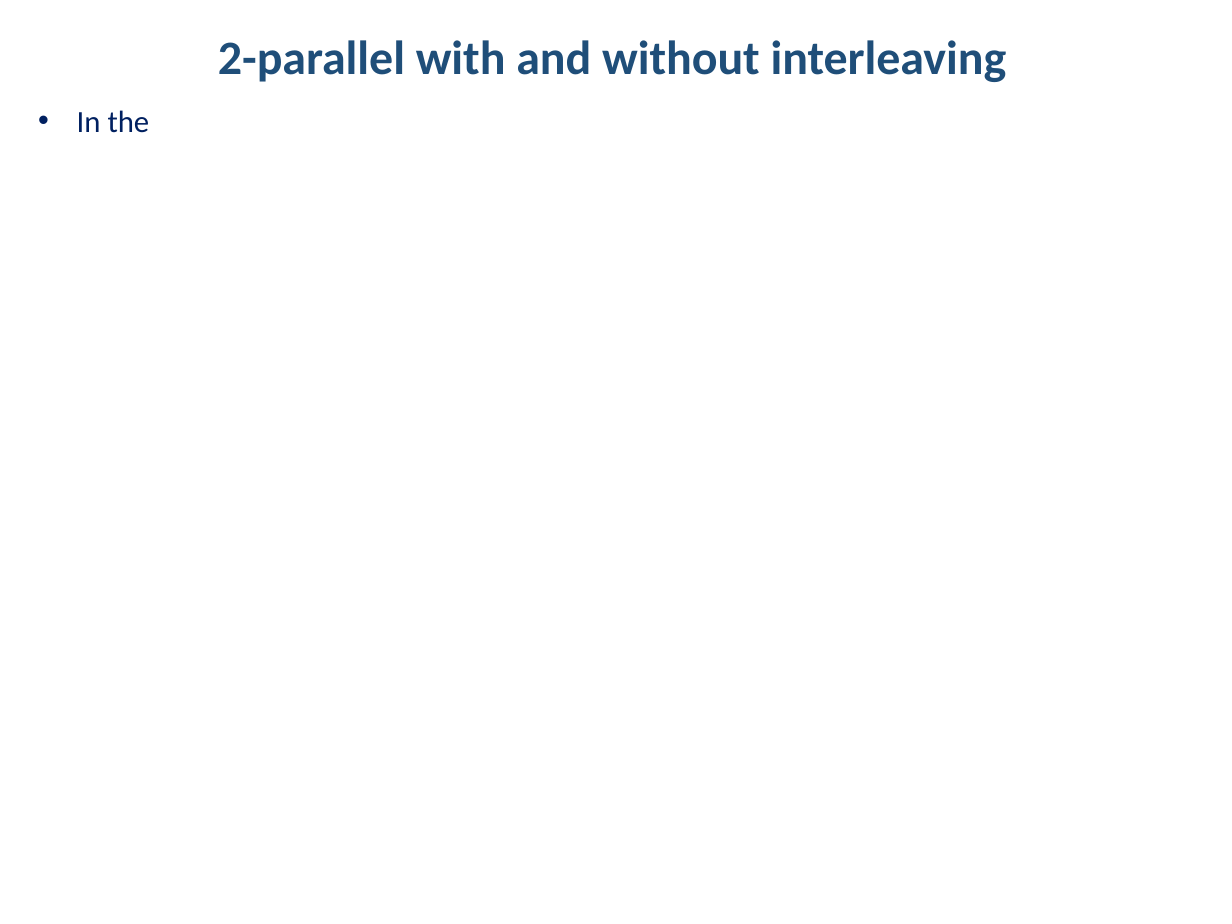
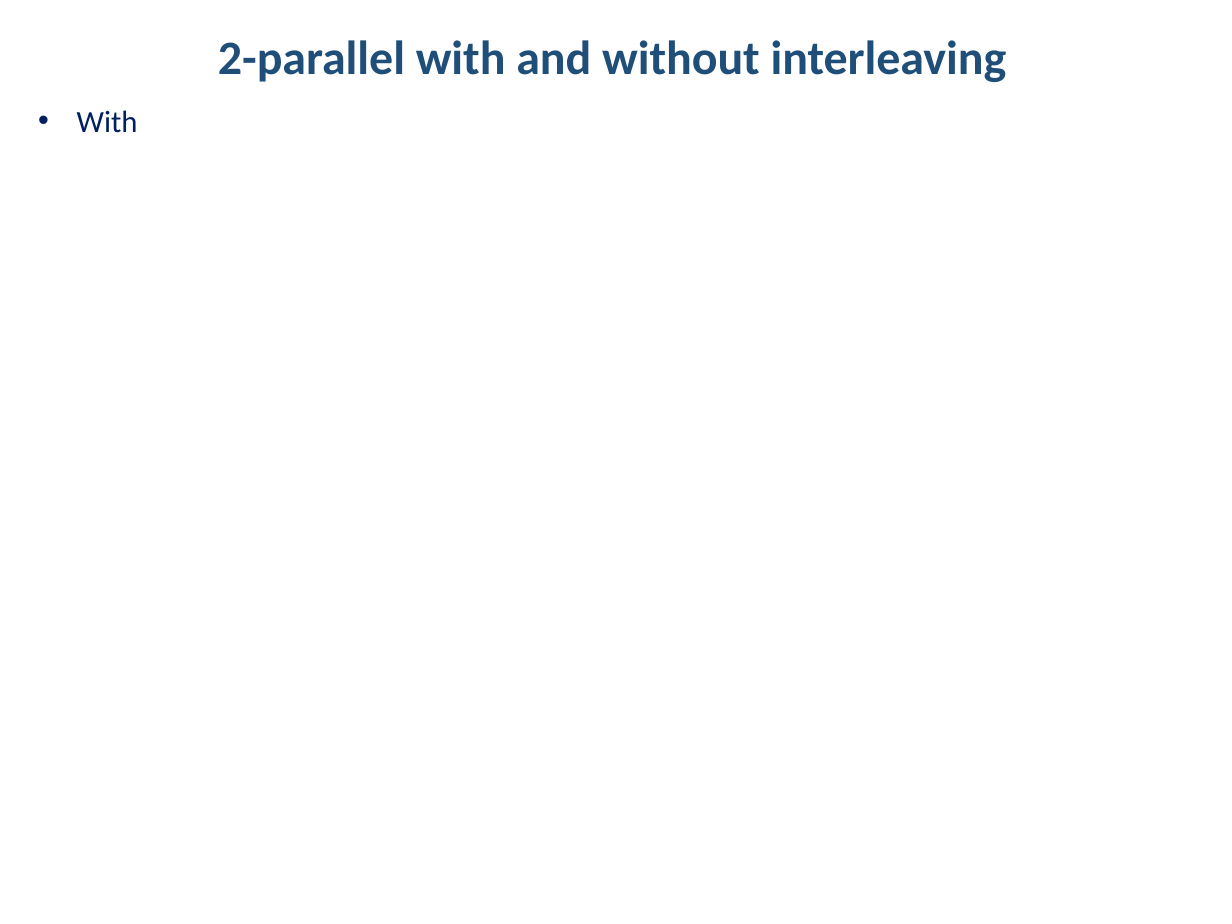
Before and after one commit to hakanpolat/IMMD, a slide deck: slide 33 of Simulation/dcbusmodelwrapup/immd_dcbusmodelwrapup.pptx (slide 31 before the commit). Drawn at 1232x924 pixels with LibreOffice and Linux fonts; fonts in the diff are those of the drawing. Boxes give left, top, right and bottom in pixels: in the first picture for what was removed or moved away, otherwise in the second. Text is boxed around its words. In the diff, an @@ line names an element or a change of style, - is before the commit and + after.

```diff
--- a/Simulation/dcbusmodelwrapup/immd_dcbusmodelwrapup.pptx
+++ b/Simulation/dcbusmodelwrapup/immd_dcbusmodelwrapup.pptx
@@ text at [77,110,138,133]: text changed @@
-• In the
+• With
```
Also in this commit, not shown: 4 other slides changed, 3 slides added, 3 other files.
